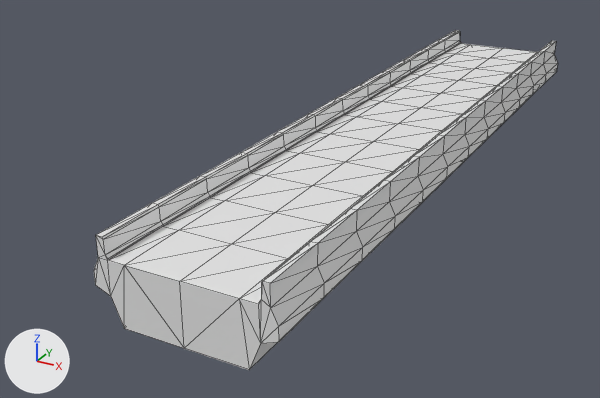
An edit to the OBJ model Transit.Addon.RoadExtensions/Roads/aHighwayTemplates/Meshes/16m/Elevated_Node.obj, drawn before and after from the same camera.
Both versions are drawn from a 50 mm lens placed at (25.9, -64.9, 23.2), pointed at (-6.9, -5.3, -6.6). The lights are fixed; the arrows at lower left show +X, +Y and +Z. Mesh edges are drawn as thin lines. Where no turn or scale is listed for an object, it has been applied to the vertices.

The first picture shows 'Elevated_Node'.
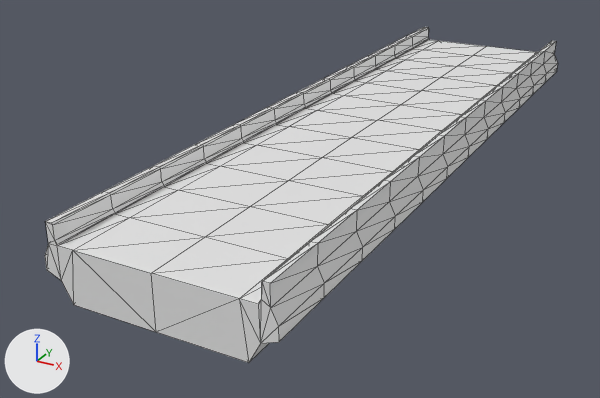
The newer file is also turned or shifted as a whole; pictures and numbers use the older file's frame.

Where the change shows, as pixel boxes (x1, y1, x2, y2) in the pictures (600 x 398 px; the box of a moved part takes in the faces that stretch with it):
'Elevated_Node', reshaped (11% wider)
    before: (94, 30, 558, 370)
    after: (45, 27, 558, 363)
part 1 of me_elevated_node, moved or reshaped
    before: (94, 30, 461, 296)
    after: (45, 27, 429, 281)
part 2 of me_elevated_node, moved or reshaped
    before: (111, 267, 124, 327)
    after: (62, 251, 74, 304)
part 3 of me_elevated_node, moved or reshaped
    before: (125, 44, 537, 299)
    after: (74, 41, 537, 299)
part 4 of me_elevated_node, moved or reshaped
    before: (124, 265, 238, 348)
    after: (73, 250, 238, 332)
part 5 of me_elevated_node, moved or reshaped
    before: (184, 299, 278, 370)
    after: (157, 299, 269, 363)

The change, as a list of edits to the scene's bpy script:
```text
Change me_elevated_node:
    where me_elevated_node.from_pydata(...)  # 338 vertices, 672 faces; spans x -6.5..6.5, y -32.0..32.0, z -4.5..1.5
    used by ob_elevated_node; location = (0.0, 0.0, 0.0)
    me_elevated_node part 1: all 143 vertices in x -6.5..-4.0, y -32.0..32.0, z -2.5..1.5 are moved by (-4.0, 0.0, 0.0)
    me_elevated_node part 2: all 13 vertices in x -4.5, y -32.0..32.0, z -4.5 are moved by (-4.0, 0.0, 0.5)
    me_elevated_node part 3: all 13 vertices in x 0.0, y -32.0..32.0, z 0.0 are moved by (-2.0, 0.0, 0.0)
    me_elevated_node part 4: all 13 vertices in x 0.0, y -32.0..32.0, z -4.5 are moved by (-2.0, 0.0, 0.5)
    me_elevated_node part 5: all 13 vertices in x 4.5, y -32.0..32.0, z -4.5 are moved by (0.0, 0.0, 0.5)
```
